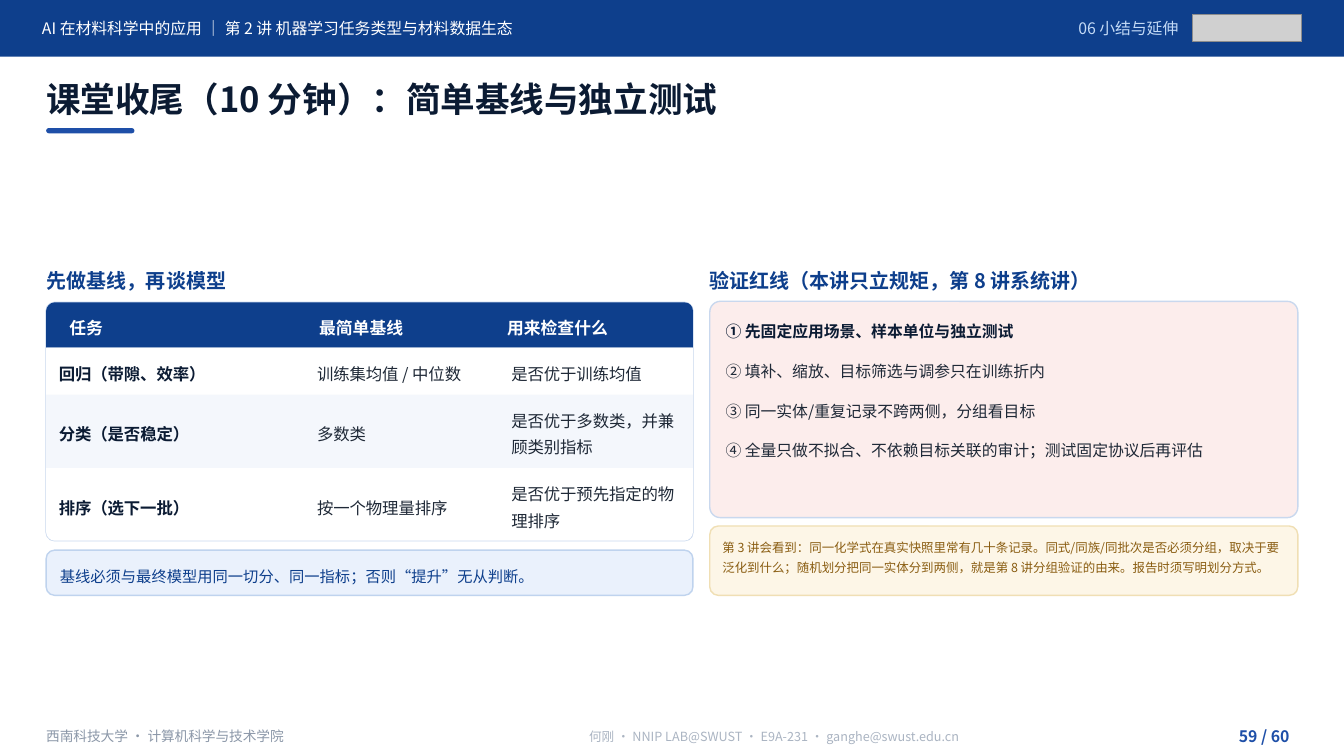
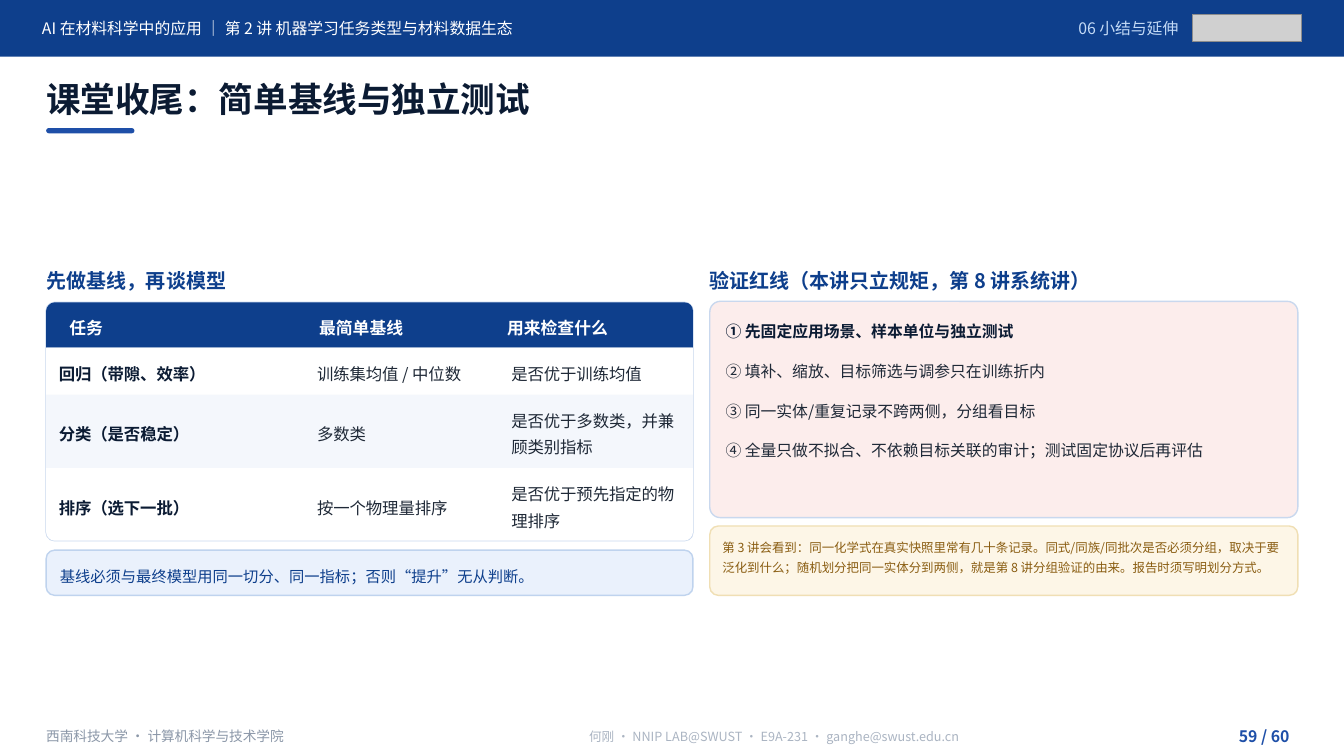
Before and after one commit to cosfrist/Applications-of-Artificial-Intelligence-in-Materials-Science-SWUST, a slide deck: slide 59 of lectures/02-机器学习任务类型与材料数据生态/AI在材料科学中的应用-第2讲 机器学习任务类型与材料数据生态-V5.pptx. Drawn at 1344x756 pixels with LibreOffice and Linux fonts; fonts in the diff are those of the drawing; grey boxes stand for pictures. Boxes give left, top, right and bottom in pixels: in the first picture for what was removed or moved away, otherwise in the second. Text is boxed around its words. In the diff, an @@ line names an element or a change of style, - is before the commit and + after.

Commit message:
课程导论与前三讲课件同步至 2026-11-18 版；作业目录改为 TASK1—TASK4
课程导论（49 页，20,747,990 B，SHA d48d11bc…）
- 备注改为「【角色｜现场讲解】」两段式，全篇去掉逐页「所属时段 / 分钟」；正文相应精简
- P2 导航页改版（去分钟标注、改为「课程导览 / 第 1 讲预览」）
- P41/P46 论文评议改为「十篇选一」；P45 考核改为 30/10/20/40 并新增逐讲 HW；P42 的 HW2 改 TASK2
- 逐页讲义、授课路线、SHA256 清单同步（49 段 = 49 页）

第 1 讲（63 页，5,948,846 B，SHA ffeb46b9…）
- 作业体系改名：HW1—HW4 → TASK1—TASK4，新增逐讲 HW1—HW16
- P58 考核页改为 30/10/20/40；P60 论文评议改十篇选一；P62「HW1 提交凭证」、P63「本讲作业：HW1 记录模板」
- P57 课程地图压缩学时标注；P20 图注 Al 7075 → Al 7A77；P29 去掉「合计 4 学时」
- 备注全篇去时段/分钟；讲义、授课路线、来源索引、课堂记录表、README-V5 同步（63 段 = 63 页）

第 2 讲（60 页，8,774,546 B，SHA 1289d9de…）
- P1 封面改「16 讲 · 32 学时」；P3「课堂产出（HW2）」；P58/P59 标题去时长；P60 引入 TASK1 与「本讲 HW2」
- 配图替换 6 页（P22/P34/P35/P38/P39/P41），图片对象 90 → 91，唯一媒体 31 → 32，
  source_index §6 重建（31 行）；讲义头部 SHA 与索引数字同步（60 段 = 60 页）

作业目录
- `HW1—HW4/` → `TASK1—TASK4/`；模板目录 `HWx_学号_姓名/` → `TASKn_学号_姓名/`
- assignments/README 重写：TASK（30%）+ 逐讲 HW（10%）两块，补各讲 HW 对应成果表与命名变更说明
- 提交规范.md 增补：类型为 TASKn / HWn，逐讲 HW 不套 TASK 模板、无需 run.log

三讲 SHA256 清单复算 6/6、13/13、6/6 一致。

```diff
--- a/lectures/02-机器学习任务类型与材料数据生态/AI在材料科学中的应用-第2讲 机器学习任务类型与材料数据生态-V5.pptx
+++ b/lectures/02-机器学习任务类型与材料数据生态/AI在材料科学中的应用-第2讲 机器学习任务类型与材料数据生态-V5.pptx
@@ text at <box>46,82,530,115</box>: text changed @@
-课堂收尾（10 分钟）：简单基线与独立测试
+课堂收尾：简单基线与独立测试
```
Also in this commit, not shown: 11 other slides changed, 24 other files.
